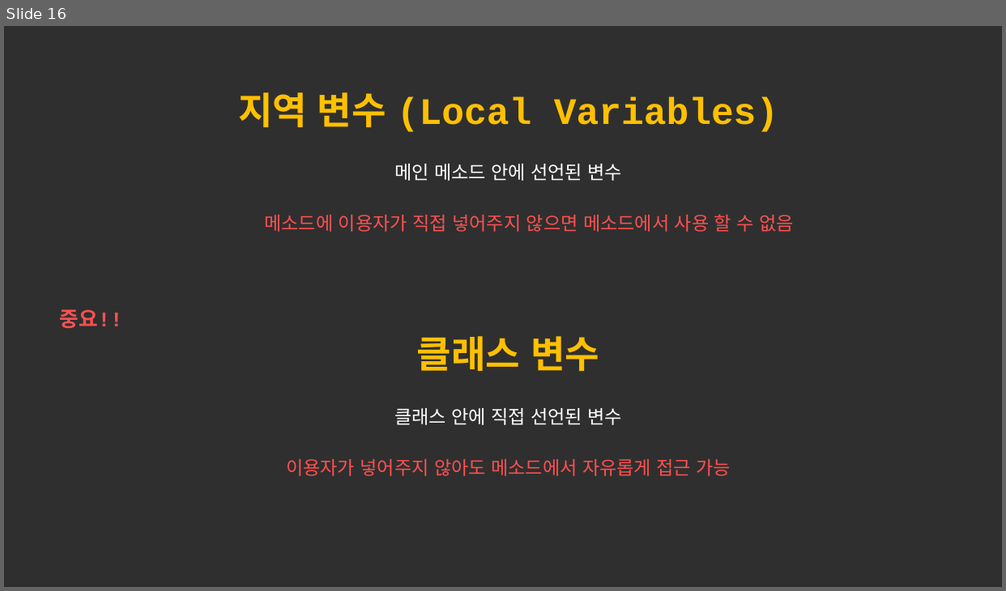
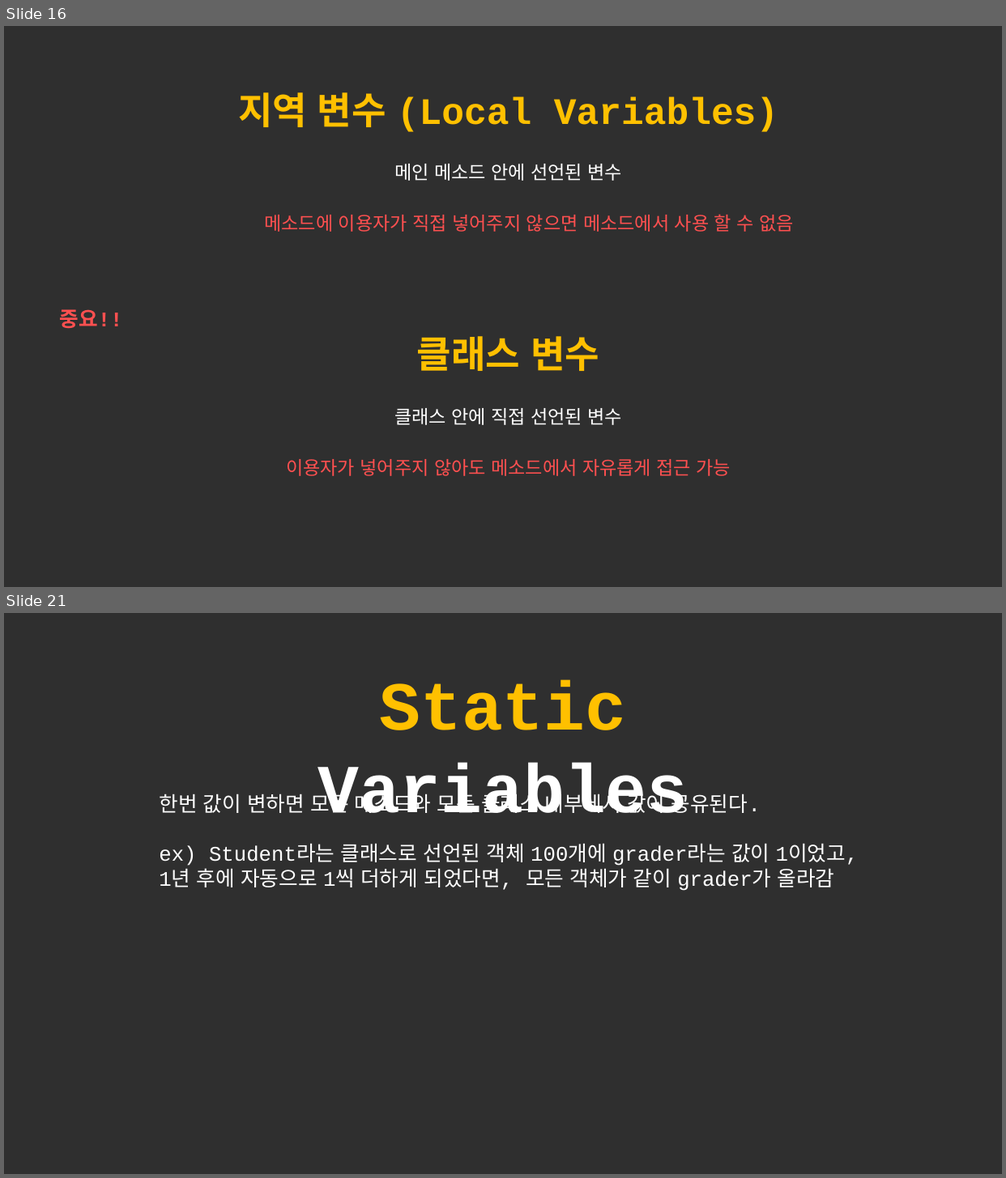
Before and after one commit to forwdevel/Full-Stack, a slide deck: 객체이론정리.pptx. Shown one above the other, each under a label of ours: slide 16 before the commit, slides 16 and 21 after it; the slides between them are not shown. The pictures are 1006x591 and 1006x1178 pixels, drawn with LibreOffice and Linux fonts; fonts in the diff are those of the drawing. Boxes give left, top, right and bottom in pixels: in the first picture for what was removed or moved away, otherwise in the second. Text is boxed around its words. In the diff, an @@ line names an element or a change of style, - is before the commit and + after.

```diff
--- a/객체이론정리.pptx
+++ b/객체이론정리.pptx
@@ slide 21 added at [4,613,1002,1174], background #2F2F2F @@
@@ text added at [317,680,688,813], 66 pt, text #FFFFFF, bold @@
+Static Variables
@@ text added at [159,790,859,891], 20 pt, text #FFFFFF @@
+한번 값이 변하면 모든 메소드와 모든 클래스 내부에서 값이 공유된다.
+ex) Student라는 클래스로 선언된 객체 100개에 grader라는 값이 1이었고,
+1년 후에 자동으로 1씩 더하게 되었다면, 모든 객체가 같이 grader가 올라감
```
Also in this commit, not shown: 2 slides changed, 3 other slides added.
